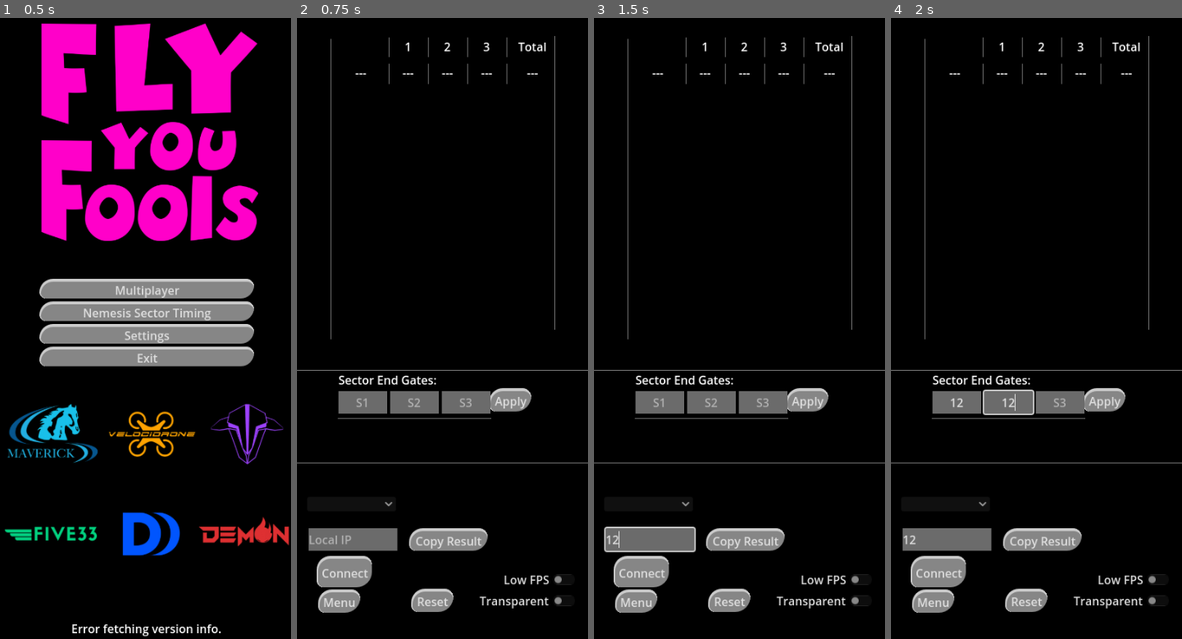
Above: before the commit, frames 1-4 (left to right).
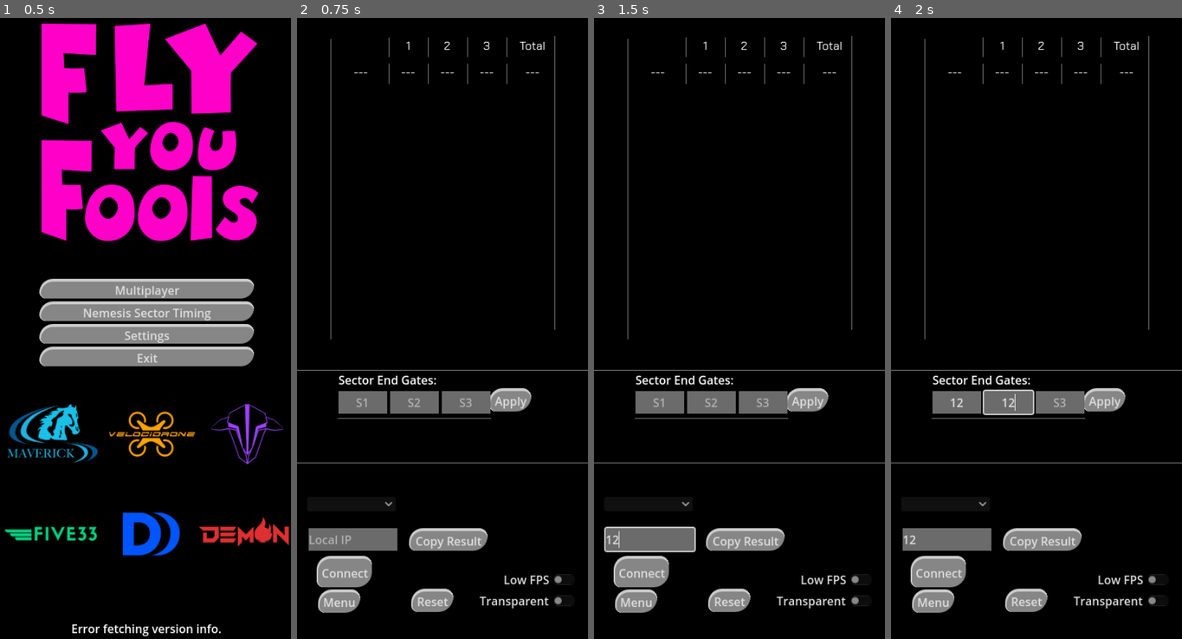
Above: after the commit, the same moments.

Repository: gManbio/VD-WS-Overlay
Game: Godot game, scene res://Menu.tscn
Same seed, same stepped clock (60 frames per second), same inputs: the game is played once before the commit and once after it.
Inputs (mouse positions are in pixels of both pictures, inside the frame that each line leads up to):
- Up to frame 1 (0.5 s): no input
- Up to frame 2 (0.75 s): click "Nemesis Sector Timing" at 0.5 s
- Up to frame 3 (1.5 s): click (649, 539) at 1.27 s; type "12" at 1.35 s
- Up to frame 4 (2 s): click (957, 403) at 1.5 s; type "12" at 1.58 s; click (1007, 403) at 1.73 s; type "12" at 1.82 s

Frame 1 is identical in both runs. In frame 2, 0.2% of the frame differs, in the area x 19-86%, y 3-10%; in frame 3, 0.2%; in frame 4, 0.2%.
Error in both runs: Invalid access of index '-1' on a base object of type: 'PackedStringArray'. (res://nemesis_mode.gd:42)

Commit message:
Changed font and removed logo from scores

Diff:
--- a/Menu.tscn
+++ b/Menu.tscn
@@ -108,7 +108,7 @@
 
 [node name="UpdateScript" type="Node" parent="."]
 script = ExtResource("4_7csw0")
-CURRENT_VERSION = "1.1.6"
+CURRENT_VERSION = "1.1.8"
 
 [node name="VersionCheckRequest" type="HTTPRequest" parent="UpdateScript"]
 
--- a/ScoreBox.tscn
+++ b/ScoreBox.tscn
@@ -13,6 +13,7 @@
 script = ExtResource("1_o6mr5")
 
 [node name="Logo" type="TextureRect" parent="."]
+visible = false
 texture_filter = 4
 custom_minimum_size = Vector2(11.785, 4.84)
 layout_mode = 1
--- a/score.tres
+++ b/score.tres
@@ -1,4 +1,7 @@
-[gd_resource type="Theme" format=3 uid="uid://1ioj4h2iu8ah"]
+[gd_resource type="Theme" load_steps=2 format=3 uid="uid://1ioj4h2iu8ah"]
+
+[ext_resource type="FontFile" uid="uid://bq5f2w3c7r6oa" path="res://ChakraPetch-Regular.ttf" id="1_7es4v"]
 
 [resource]
+default_font = ExtResource("1_7es4v")
 Label/font_sizes/font_size = 70
--- a/textlabeltheme.tres
+++ b/textlabeltheme.tres
@@ -1,3 +1,6 @@
-[gd_resource type="Theme" format=3 uid="uid://khcxakqnogv3"]
+[gd_resource type="Theme" load_steps=2 format=3 uid="uid://khcxakqnogv3"]
+
+[ext_resource type="FontFile" uid="uid://bq5f2w3c7r6oa" path="res://ChakraPetch-Regular.ttf" id="1_c2paj"]
 
 [resource]
+default_font = ExtResource("1_c2paj")
Binary file added: ChakraPetch-Regular.ttf
Not shown, added: ChakraPetch-Regular.ttf.import
Not shown, changed: export_presets.cfg
Not shown, added: Exports/Windows/VRL-Timing1-1-8-Beta.exe
